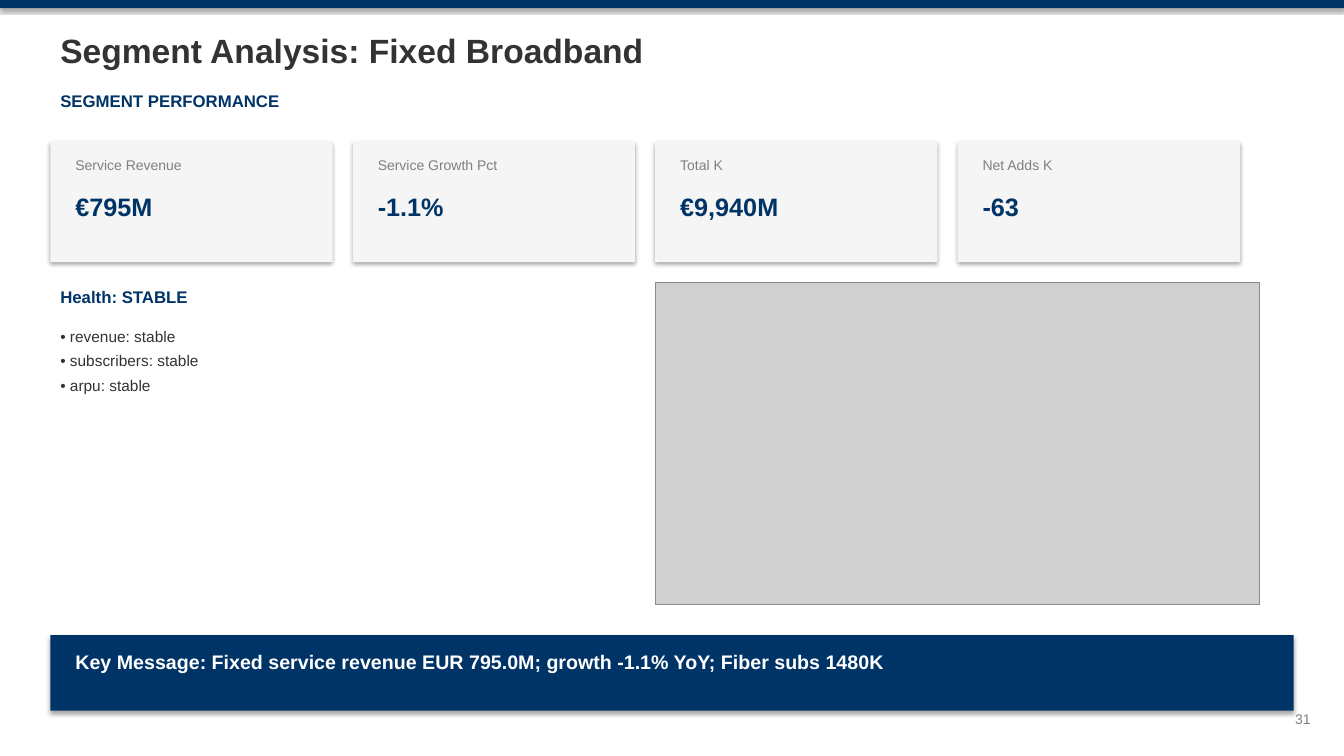
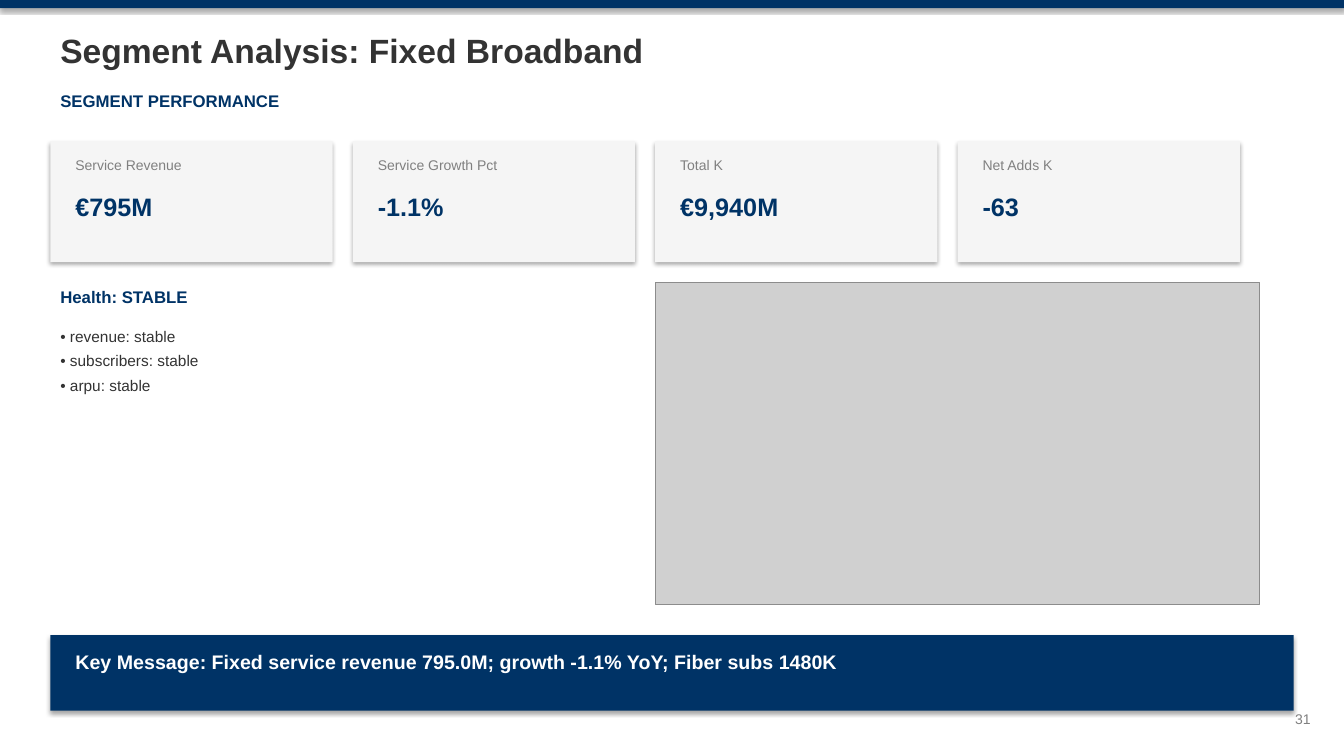
Before and after one commit to mypinseeker/BLM-Financial-Report-Analysis, a slide deck: slide 31 of reports/germany/vodafone_germany/CQ4_2025/blm_vodafone_germany_analysis_cq4_2025.pptx. Drawn at 1344x756 pixels with LibreOffice and Linux fonts; fonts in the diff are those of the drawing; grey boxes stand for pictures. Boxes give left, top, right and bottom in pixels: in the first picture for what was removed or moved away, otherwise in the second. Text is boxed around its words. In the diff, an @@ line names an element or a change of style, - is before the commit and + after.

```diff
--- a/reports/germany/vodafone_germany/CQ4_2025/blm_vodafone_germany_analysis_cq4_2025.pptx
+++ b/reports/germany/vodafone_germany/CQ4_2025/blm_vodafone_germany_analysis_cq4_2025.pptx
@@ text at <box>75,654,837,673</box>: text changed @@
-Key Message: Fixed service revenue EUR 795.0M; growth -1.1% YoY; Fiber subs 1480K
+Key Message: Fixed service revenue 795.0M; growth -1.1% YoY; Fiber subs 1480K
```
Also in this commit, not shown: 3 other slides changed, 9 other files.
